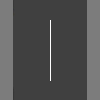
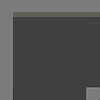
The second w=100, h=100 image is a revision of the first. Changes to its layers:
added group "up turn right" with 2 layers above "vertical" over 13, 0, 100, 100
added layer "Layer 7" (2nd of 2, in "up turn right") in group "up turn right" over 13, 0, 100, 100
added layer "Layer 8" (2nd of 2, in "up turn right") in group "up turn right" over 13, 12, 100, 17
renamed "Group 3" to "vertical", hid the group it (1 layers) over 13, 0, 100, 100
moved "Group 2 copy" into group "vertical" over 13, 0, 100, 100
